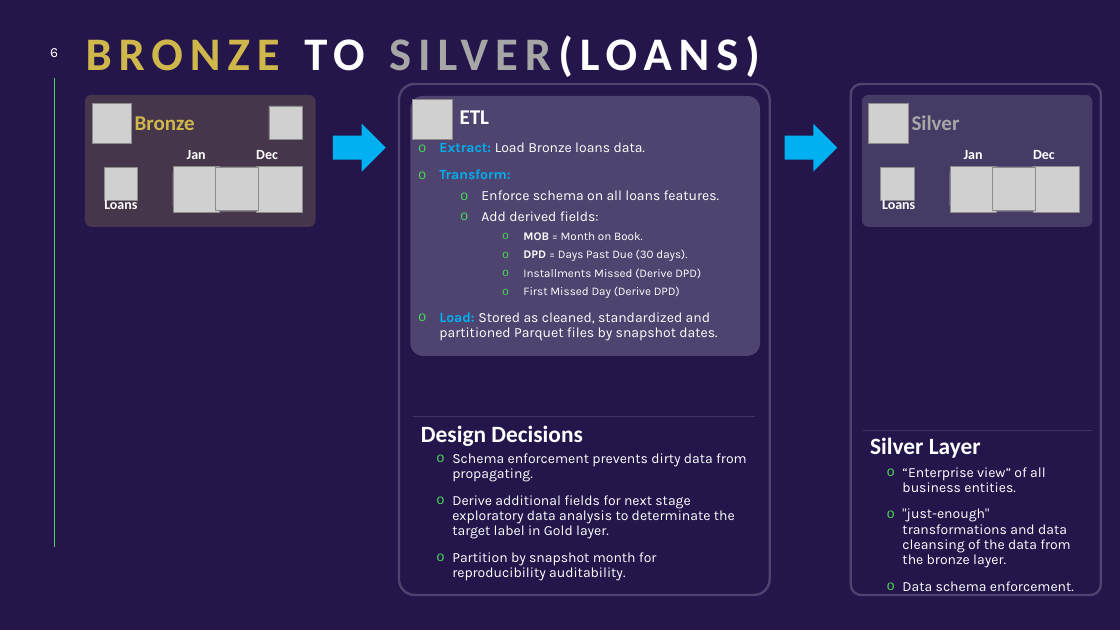
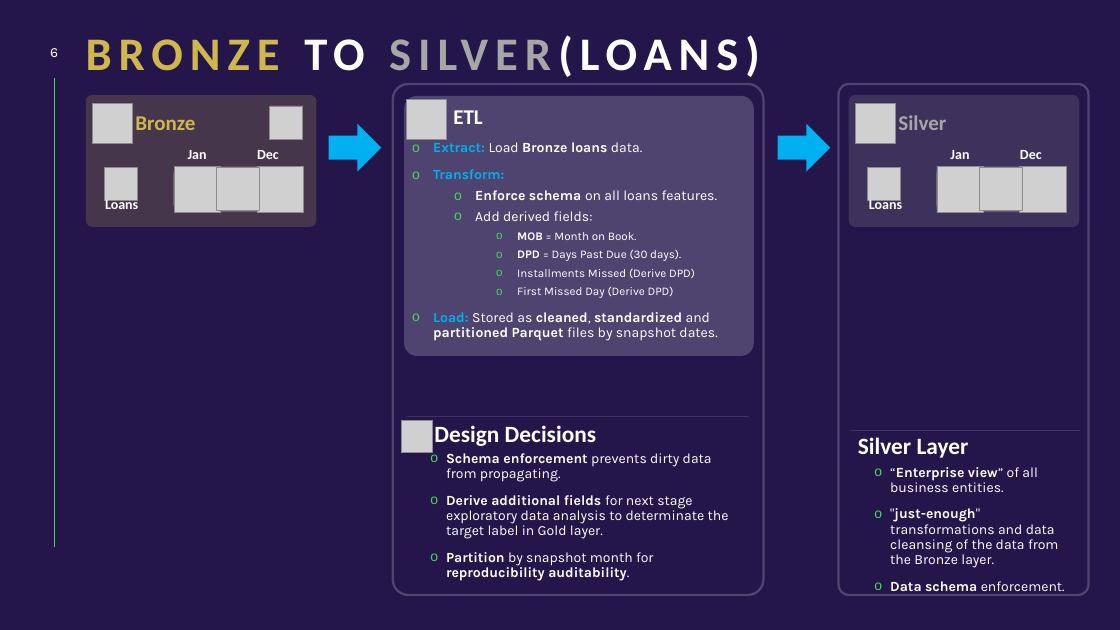
Before and after one commit to pakkei1212/MLE, a slide deck: slide 6 of a1/Slideument_FInal.pptx. Drawn at 1120x630 pixels with LibreOffice and Linux fonts; fonts in the diff are those of the drawing; grey boxes stand for pictures. Boxes give left, top, right and bottom in pixels: in the first picture for what was removed or moved away, otherwise in the second. Text is boxed around its words. In the diff, an @@ line names an element or a change of style, - is before the commit and + after.

```diff
--- a/a1/Slideument_FInal.pptx
+++ b/a1/Slideument_FInal.pptx
@@ 5 pictures, 4 texts, 2 rounded rectangles moved together from (x1=862, y1=95, x2=1093, y2=595) to (x1=849, y1=95, x2=1080, y2=595) @@
@@ rounded rectangle at (x1=849, y1=95, x2=1080, y2=227): fill #D0D0D0 at 20% opacity to #A6A6A6 at 20% opacity @@
@@ text at (x1=433, y1=139, x2=717, y2=341): bold on in "Bronze loans", "Enforce schema", "cleaned, standardized partitioned Parquet" @@
@@ 2 right arrows, 2 rounded rectangles, 1 picture, 1 line moved together from (x1=333, y1=84, x2=838, y2=595) to (x1=329, y1=84, x2=831, y2=595) @@
@@ text "Design Decisions" moved from (x1=421, y1=425, x2=582, y2=446) to (x1=434, y1=425, x2=596, y2=446) @@
@@ picture added at (x1=402, y1=421, x2=434, y2=453) @@
@@ text "Schema enforcement prevents dirty data ..." at (x1=446, y1=453, x2=729, y2=581): bold on in "Schema enforcement", "Derive additional fields", "Partition reproducibility auditability." @@
@@ 1 text, 1 rounded rectangle, 1 line moved together from (x1=851, y1=84, x2=1102, y2=595) to (x1=839, y1=84, x2=1089, y2=595) @@
@@ text at (x1=890, y1=467, x2=1065, y2=595): bold on in "“Enterprise view”", "Data schema" @@
@@ text at (x1=890, y1=508, x2=1059, y2=568): text changed @@
-o "just-enough" transformations and data cleansing of the data from the bronze layer.
+o "just-enough" transformations and data cleansing of the data from the Bronze layer.
```
Also in this commit, not shown: 9 other slides changed, 1 slide added, 6 other files.
